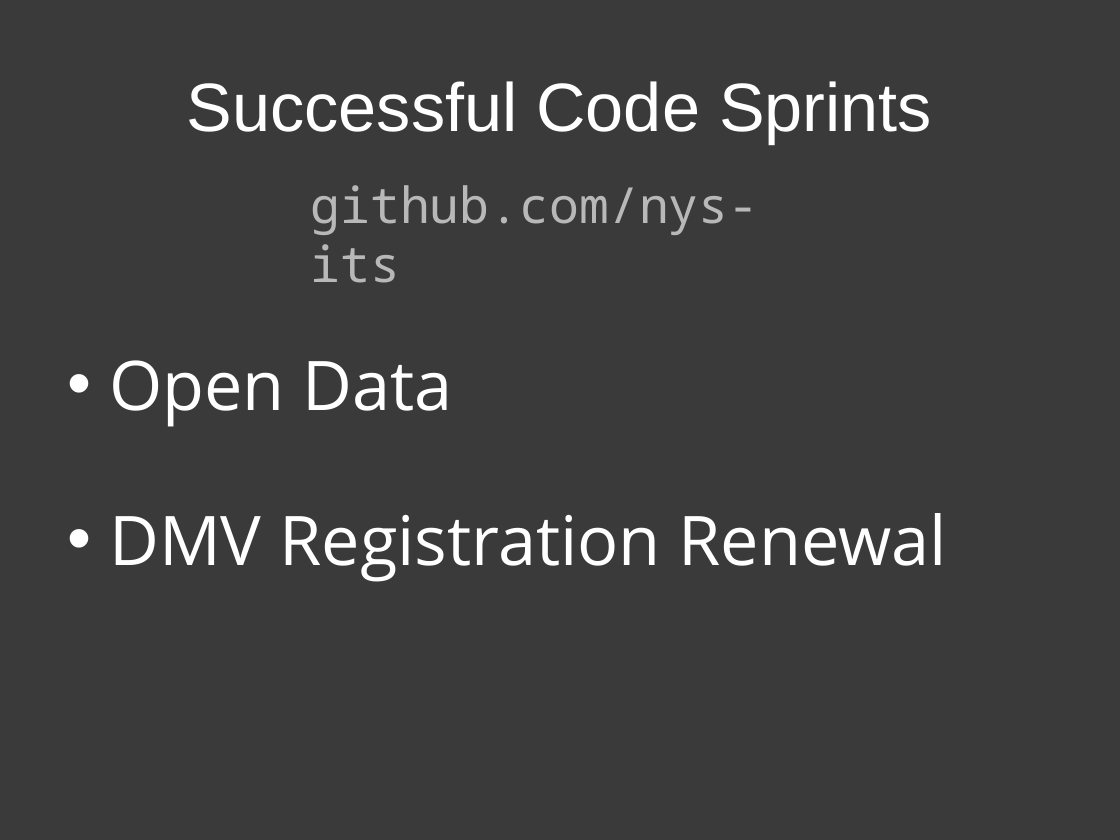
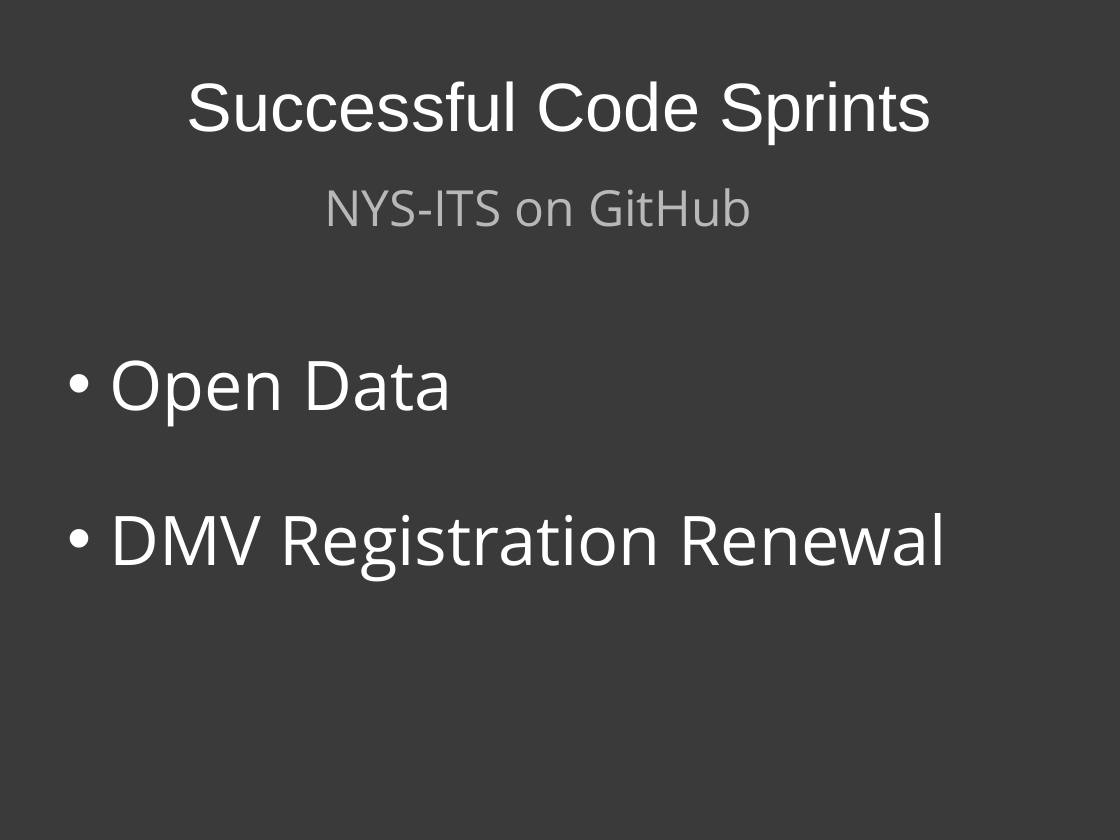
Before and after one commit to patik/code-sprint, a slide deck: slide 7 of code-sprint.pptx. Drawn at 1120x840 pixels with LibreOffice and Linux fonts; fonts in the diff are those of the drawing. Boxes give left, top, right and bottom in pixels: in the first picture for what was removed or moved away, otherwise in the second. Text is boxed around its words. In the diff, an @@ line names an element or a change of style, - is before the commit and + after.

```diff
--- a/code-sprint.pptx
+++ b/code-sprint.pptx
@@ text at (324,188,752,227): text changed; font Noto Sans Mono to Open Sans @@
-github.com/nys-its
+NYS-ITS on GitHub
```
Also in this commit, not shown: 14 other slides changed, 1 other file.
